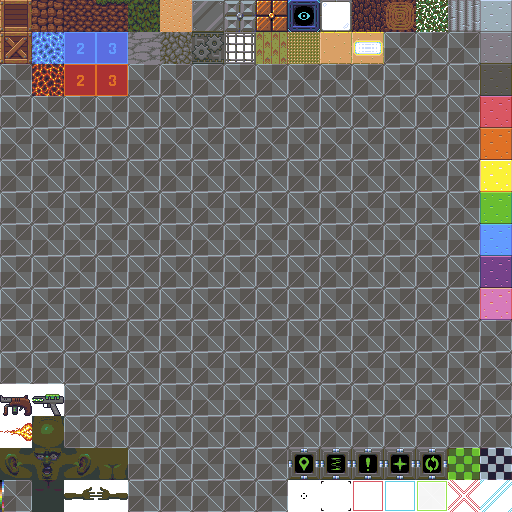
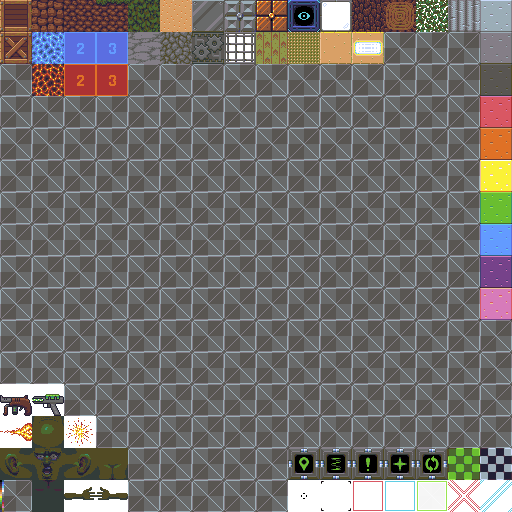
Layer changes from the first 512x512 image to the second:
added layer "Bullet Spark" in group "Temp Items" over [66, 418, 93, 446]
